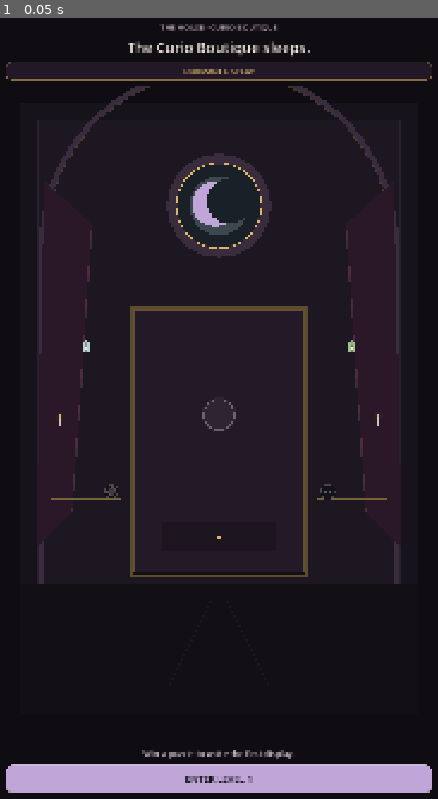
Above: before the commit, frame 1.
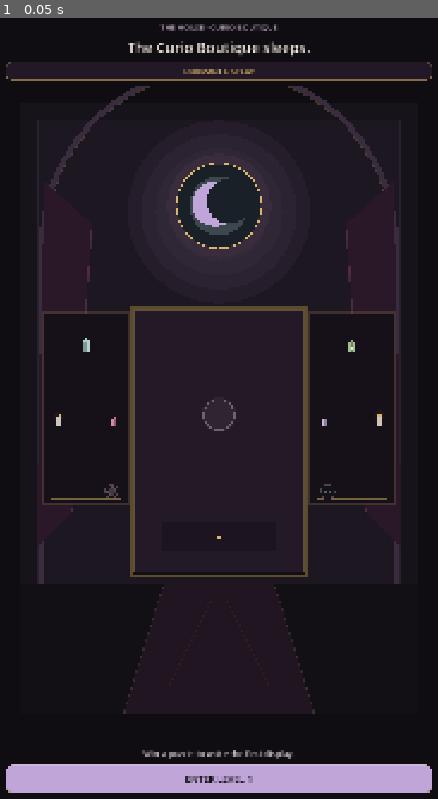
Above: after the commit, the same moment.

Repository: Jay-prodesign/akilta-match3
Game: Godot game, scene res://src/ui/home/house_home.tscn
The game is run twice, just before and just after one commit, with the same random seed, the same clock (stepped at 60 frames per second) and the same inputs. This scene is started directly instead of the project's main scene.
Inputs:
- Up to frame 1 (0.05 s): no input

The runs differ from the first frame. In frame 1, 0.9% of the frame differs, in the area x 9-91%, y 37-90%.

Commit message:
feat: strengthen Level 1 House visual direction

Diff:
--- a/src/ui/home/house_home.tscn
+++ b/src/ui/home/house_home.tscn
@@ -106,7 +106,7 @@
 vertical_alignment = 1
 
 [node name="RoomView" type="Control" parent="Layout"]
-custom_minimum_size = Vector2(0, 610)
+custom_minimum_size = Vector2(0, 690)
 layout_mode = 2
 size_flags_vertical = 3
 clip_contents = true
--- a/src/world/curio_boutique.gd
+++ b/src/world/curio_boutique.gd
@@ -34,6 +34,7 @@
 	)
 	draw_rect(room, VELVET, true)
 	_draw_wall_panels(room)
+	_draw_ambient_light(room)
 	_draw_arch(room)
 	_draw_moon_window(room)
 	_draw_side_shelves(room)
@@ -41,6 +42,19 @@
 	_draw_floor(room)
 	if house_stage >= 1:
 		_draw_awakened_sparkles(room)
+
+func _draw_ambient_light(room: Rect2) -> void:
+	var moon_center := Vector2(room.get_center().x, room.position.y + room.size.y * 0.18)
+	for i in range(4, 0, -1):
+		var moon_glow := Color(LILAC)
+		moon_glow.a = 0.010 + 0.010 * float(i)
+		draw_circle(moon_center, room.size.x * (0.09 + 0.035 * float(i)), moon_glow)
+	if house_stage >= 1:
+		var cabinet_glow_center := Vector2(room.get_center().x, room.position.y + room.size.y * 0.50)
+		for i in range(5, 0, -1):
+			var warm := Color(GOLD)
+			warm.a = 0.008 + 0.009 * float(i)
+			draw_circle(cabinet_glow_center, room.size.x * (0.12 + 0.045 * float(i)), warm)
 
 func _draw_wall_panels(room: Rect2) -> void:
 	var inset: float = room.size.x * 0.045
@@ -104,13 +118,26 @@
 	var right_x0: float = room.end.x - room.size.x * 0.255
 	var right_x1: float = room.end.x - room.size.x * 0.075
 
+	var left_alcove := Rect2(
+		Vector2(left_x0 - room.size.x * 0.018, shelf_y0 - room.size.y * 0.075),
+		Vector2((left_x1 - left_x0) + room.size.x * 0.036, shelf_gap * 2.72)
+	)
+	var right_alcove := Rect2(
+		Vector2(right_x0 - room.size.x * 0.018, shelf_y0 - room.size.y * 0.075),
+		Vector2((right_x1 - right_x0) + room.size.x * 0.036, shelf_gap * 2.72)
+	)
+	for alcove in [left_alcove, right_alcove]:
+		draw_rect(alcove, Color("#161119"), true)
+		draw_rect(alcove, Color(0.851, 0.71, 0.416, 0.16), false, 2.0)
+
 	for i in range(3):
 		var y: float = shelf_y0 + shelf_gap * float(i)
 		draw_line(Vector2(left_x0, y), Vector2(left_x1, y), GOLD.darkened(0.45), 3.0)
 		draw_line(Vector2(right_x0, y), Vector2(right_x1, y), GOLD.darkened(0.45), 3.0)
 
-	_draw_bottle(Vector2((left_x0 + left_x1) * 0.5, shelf_y0 - 14.0), CYAN, 0.85)
-	_draw_candle(Vector2(left_x0 + 22.0, shelf_y0 + shelf_gap - 4.0), 0.78)
+	_draw_bottle(Vector2((left_x0 + left_x1) * 0.5, shelf_y0 - 14.0), CYAN, 0.95)
+	_draw_candle(Vector2(left_x0 + 20.0, shelf_y0 + shelf_gap - 4.0), 0.86)
+	_draw_bottle(Vector2(left_x1 - 18.0, shelf_y0 + shelf_gap - 8.0), ROSE, 0.58)
 	var locket_center := Vector2(left_x1 - 24.0, shelf_y0 + shelf_gap * 2.0 - 19.0)
 	if house_stage >= 3:
 		draw_circle(locket_center, 29.0, Color(0.78, 0.45, 0.56, 0.07))
@@ -118,8 +145,9 @@
 	else:
 		_draw_thorn_locket(locket_center, 16.0, false)
 
-	_draw_bottle(Vector2((right_x0 + right_x1) * 0.5, shelf_y0 - 14.0), LEAF, 0.75)
-	_draw_candle(Vector2(right_x1 - 22.0, shelf_y0 + shelf_gap - 4.0), 0.88)
+	_draw_bottle(Vector2((right_x0 + right_x1) * 0.5, shelf_y0 - 14.0), LEAF, 0.88)
+	_draw_candle(Vector2(right_x1 - 20.0, shelf_y0 + shelf_gap - 4.0), 0.92)
+	_draw_bottle(Vector2(right_x0 + 20.0, shelf_y0 + shelf_gap - 8.0), LILAC, 0.58)
 	var moth_center := Vector2(right_x0 + 28.0, shelf_y0 + shelf_gap * 2.0 - 18.0)
 	_draw_moth_frame(moth_center, 20.0 if house_stage >= 2 else 17.0, house_stage >= 2)
 
@@ -131,6 +159,13 @@
 	draw_rect(cabinet.grow(8.0), Color("#120F15"), true)
 	draw_rect(cabinet.grow(6.0), GOLD.darkened(0.58), false, 5.0)
 	draw_rect(cabinet, PLUM, true)
+	if house_stage >= 1:
+		var velvet := Rect2(
+			cabinet.position + Vector2(cabinet.size.x * 0.07, cabinet.size.y * 0.06),
+			Vector2(cabinet.size.x * 0.86, cabinet.size.y * 0.57)
+		)
+		draw_rect(velvet, Color("#2A1828"), true)
+		draw_rect(velvet, Color(0.78, 0.45, 0.56, 0.14), false, 1.0)
 	draw_rect(cabinet, Color(0.851, 0.71, 0.416, 0.34), false, 2.0)
 
 	var shelf_y: float = cabinet.position.y + cabinet.size.y * 0.68
@@ -231,6 +266,14 @@
 		var t: float = float(i) / 5.0
 		var y: float = lerpf(horizon_y, room.end.y, t)
 		draw_line(Vector2(room.position.x, y), Vector2(room.end.x, y), Color(0.851, 0.71, 0.416, 0.07), 1.0)
+	var runner := PackedVector2Array([
+		Vector2(room.get_center().x - room.size.x * 0.14, horizon_y),
+		Vector2(room.get_center().x + room.size.x * 0.14, horizon_y),
+		Vector2(room.get_center().x + room.size.x * 0.24, room.end.y),
+		Vector2(room.get_center().x - room.size.x * 0.24, room.end.y)
+	])
+	draw_colored_polygon(runner, Color("#211522"))
+	draw_polyline(PackedVector2Array([runner[0], runner[1], runner[2], runner[3], runner[0]]), Color(0.851, 0.71, 0.416, 0.15), 2.0)
 	var center_x: float = room.get_center().x
 	for x_ratio in [0.18, 0.34, 0.66, 0.82]:
 		var x: float = lerpf(room.position.x, room.end.x, float(x_ratio))
Not shown, changed: docs/engineering/level1-founder-gate-candidate.md
